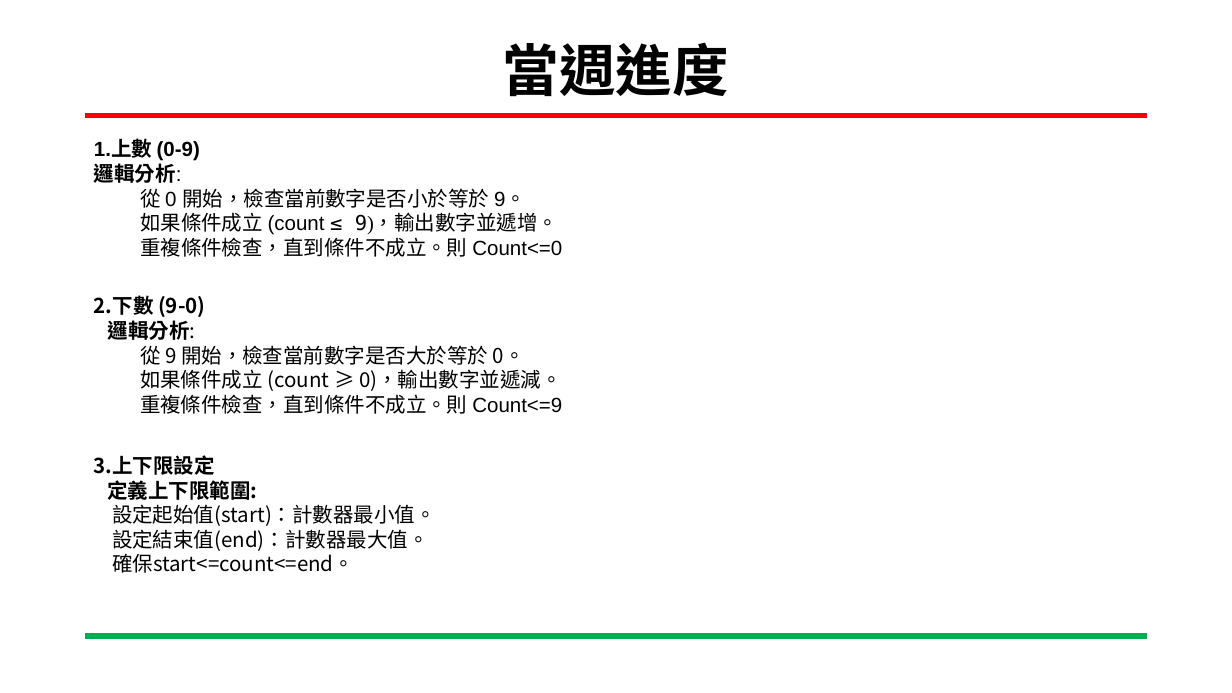
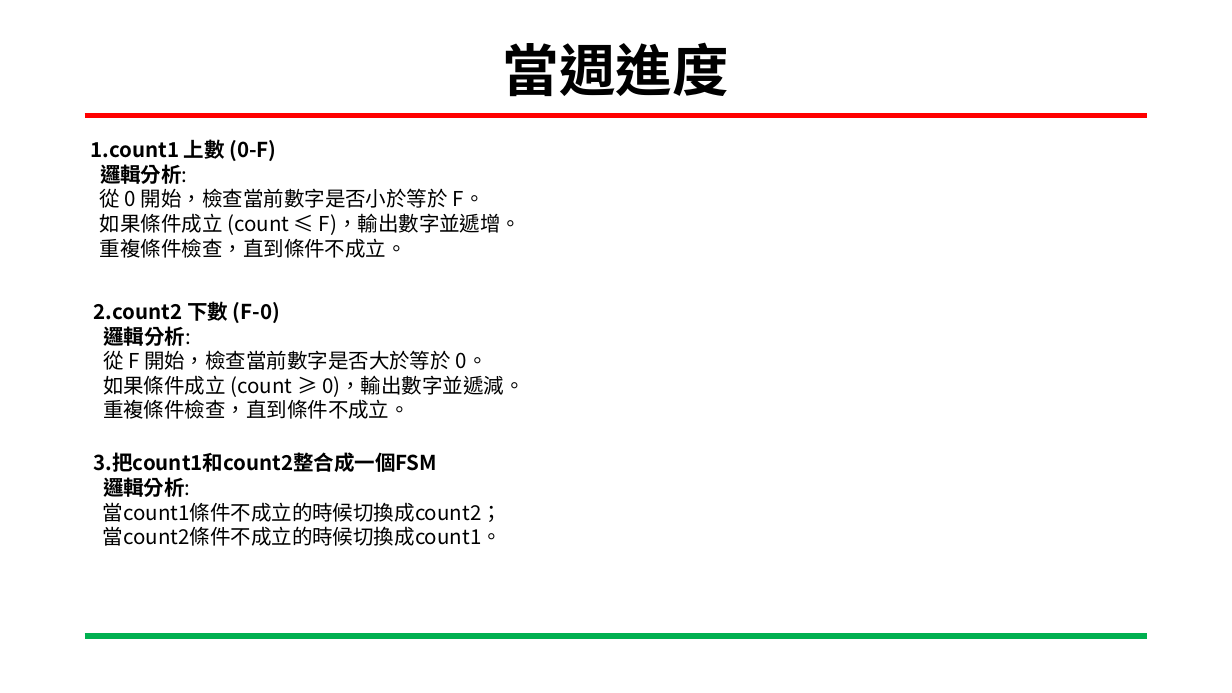
Before and after one commit to xuanaka/SoC_lab, a slide deck: slide 3 of 專案進度報告.pptx. Drawn at 1232x693 pixels with LibreOffice and Linux fonts; fonts in the diff are those of the drawing; background and template pictures are left out. Boxes give left, top, right and bottom in pixels: in the first picture for what was removed or moved away, otherwise in the second. Text is boxed around its words. In the diff, an @@ line names an element or a change of style, - is before the commit and + after.

Commit message:
專案進度報告
第三題

```diff
--- a/專案進度報告.pptx
+++ b/專案進度報告.pptx
@@ text at [91,139,276,161]: text changed; font Arial to Noto Sans CJK SC @@
-1.上數 (0-9)
+1.count1 上數 (0-F)
@@ text at [100,164,188,184]: font Arial to Noto Sans CJK SC in "邏輯分析:" @@
@@ text at [100,188,521,258]: text changed; font Arial to Noto Sans CJK SC @@
-  從 0 開始，檢查當前數字是否小於等於 9。
-  如果條件成立 (count ≤ 9)，輸出數字並遞增。
-  重複條件檢查，直到條件不成立。則 Count<=0
+從 0 開始，檢查當前數字是否小於等於 F。
+如果條件成立 (count ≤ F)，輸出數字並遞增。
+重複條件檢查，直到條件不成立。
@@ text at [94,301,280,323]: text changed @@
-2.下數 (9-0)
+2.count2 下數 (F-0)
@@ text at [103,350,488,370]: text changed @@
-  從 9 開始，檢查當前數字是否大於等於 0。
+從 F 開始，檢查當前數字是否大於等於 0。
@@ text at [103,375,525,397]: list level 2 to 1 in "如果條件成立 (count ≥ 0)，輸出數字並遞減。" @@
@@ text at [103,399,410,419]: text changed @@
-  重複條件檢查，直到條件不成立。則 Count<=9
+重複條件檢查，直到條件不成立。
@@ text removed at [94,455,436,573] @@
-3.上下限設定
-定義上下限範圍:
-設定起始值(start)：計數器最小值。
-設定結束值(end)：計數器最大值。
-確保start<=count<=end。
@@ text added at [94,452,502,546], 16 pt, text #000000 @@
+3.把count1和count2整合成一個FSM
+邏輯分析:
+當count1條件不成立的時候切換成count2；
+當count2條件不成立的時候切換成count1。
```
Also in this commit, not shown: 12 other slides changed, 2 slides removed.
